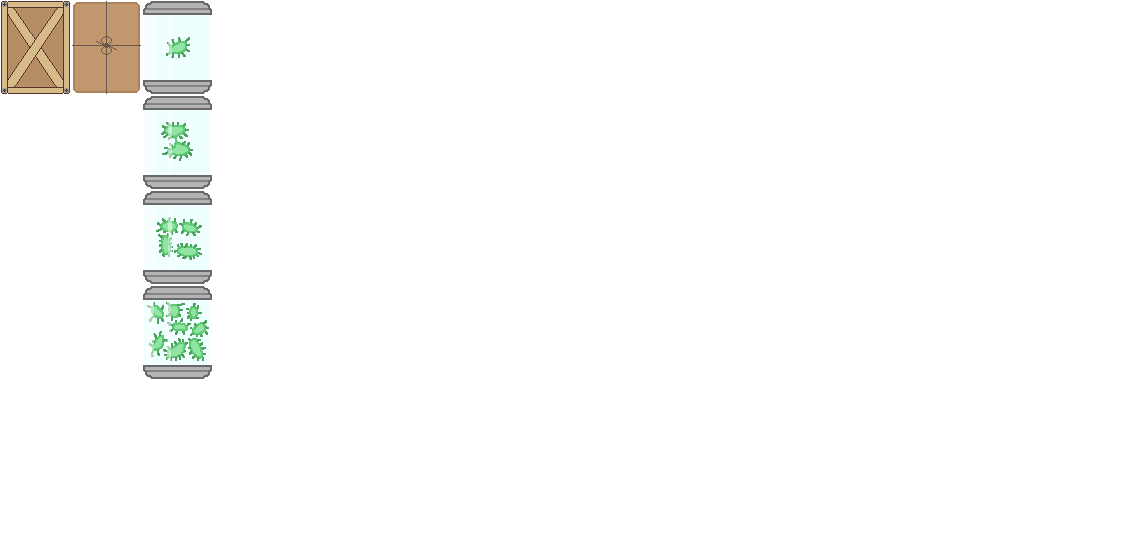
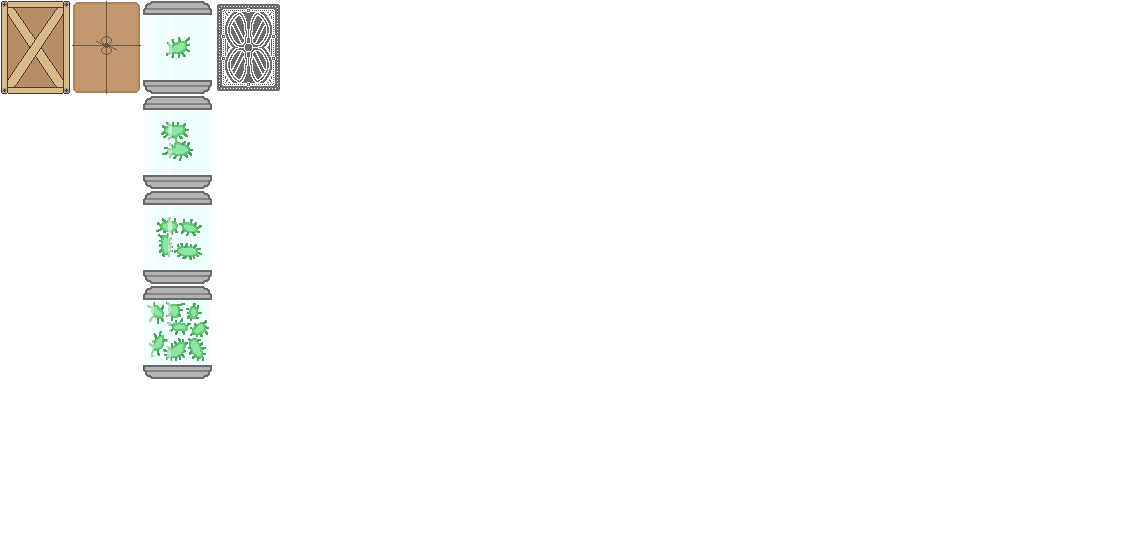
Comparing the layer stacks of the two (1136, 540) images. Changes:
added layer "Cutter" above "oldevolve" over [217, 4, 280, 91]
